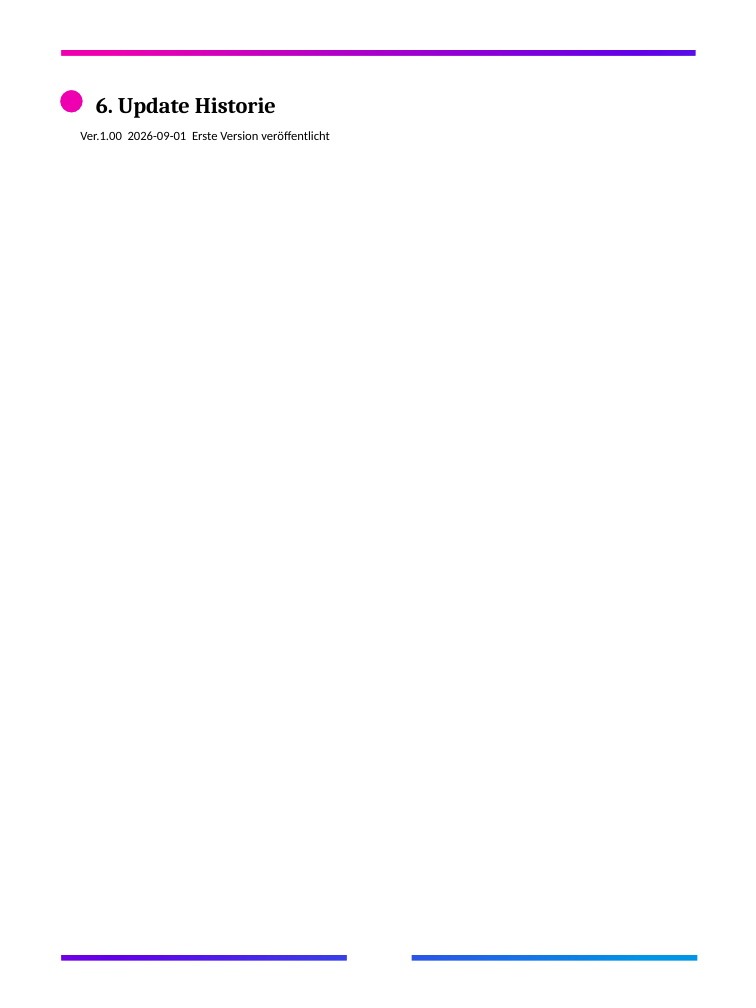
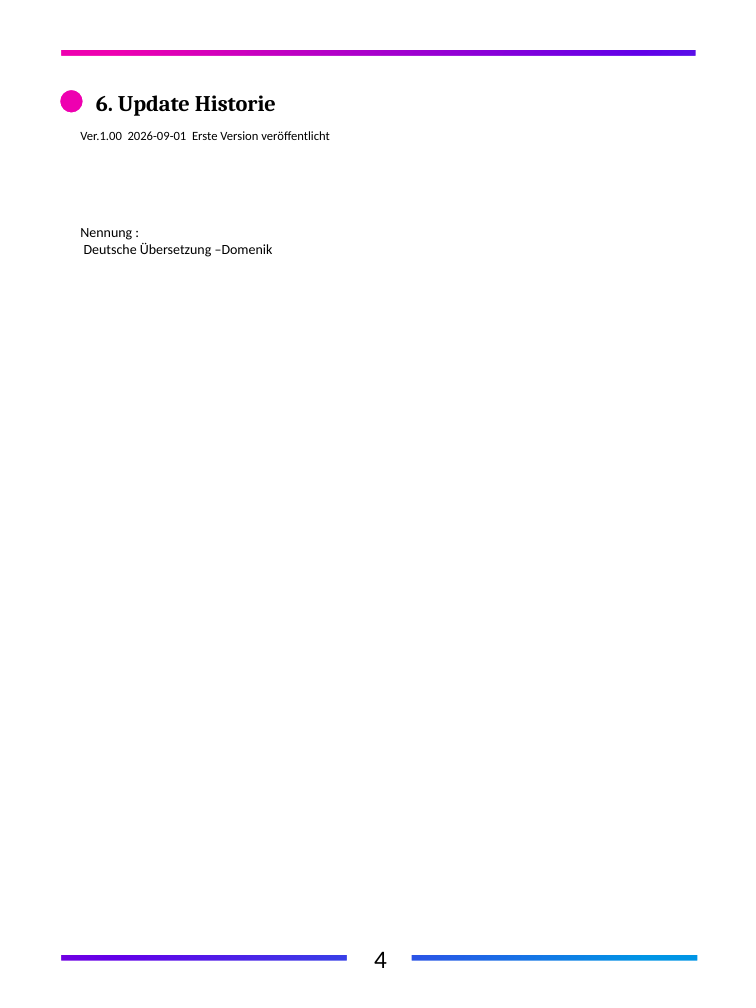
Before and after one commit to FlexChromaHQ/FlexChroma, a slide deck: slide 9 of Documents/Original/FlexChroma_Tour_Guide_DE.pptx. Drawn at 756x1008 pixels with LibreOffice and Linux fonts; fonts in the diff are those of the drawing. Boxes give left, top, right and bottom in pixels: in the first picture for what was removed or moved away, otherwise in the second. Text is boxed around its words. In the diff, an @@ line names an element or a change of style, - is before the commit and + after.

```diff
--- a/Documents/Original/FlexChroma_Tour_Guide_DE.pptx
+++ b/Documents/Original/FlexChroma_Tour_Guide_DE.pptx
@@ freeform shape at <box>2,1,756,1008</box>: outline redrawn @@
@@ text added at <box>80,228,273,257</box>, 10 pt, text #000000 @@
+Nennung :
+Deutsche Übersetzung –Domenik
@@ text added at <box>374,951,387,968</box>, 18 pt, text #000000 @@
+4
```
Also in this commit, not shown: 7 other slides changed, 3 other files.
